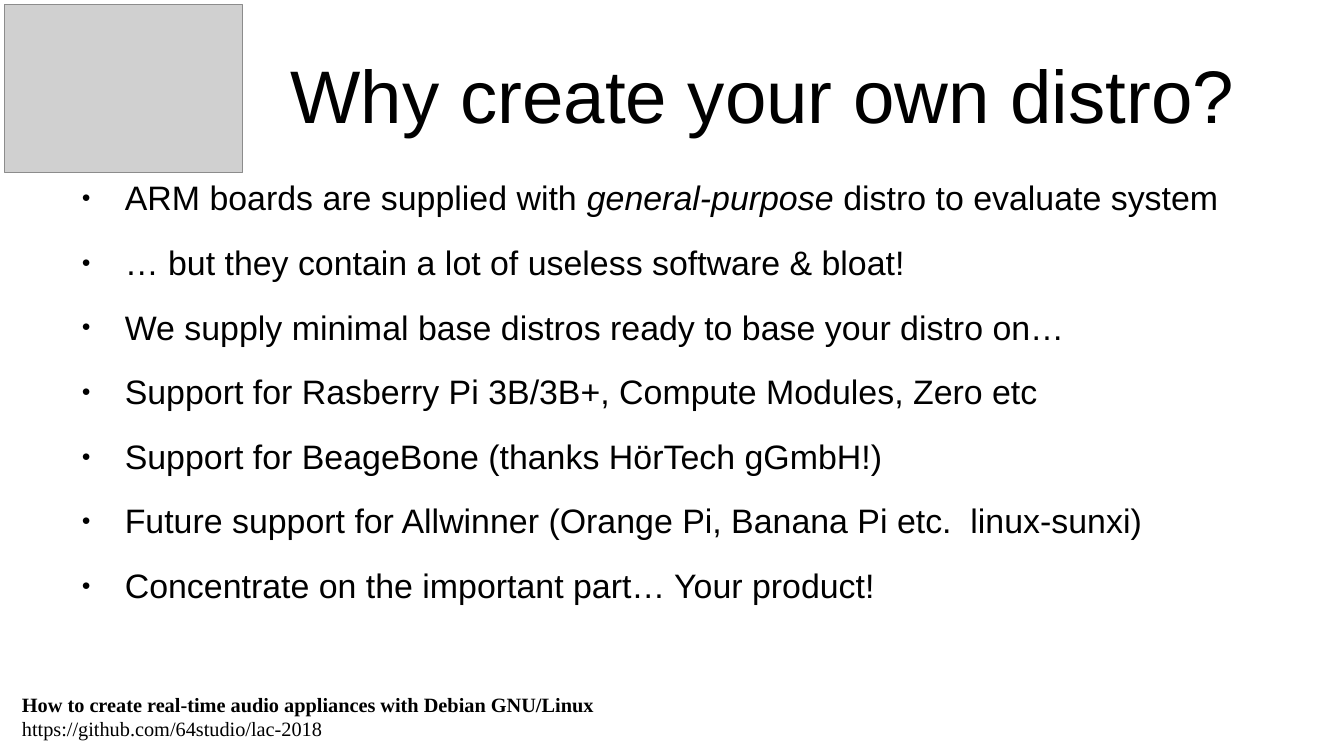
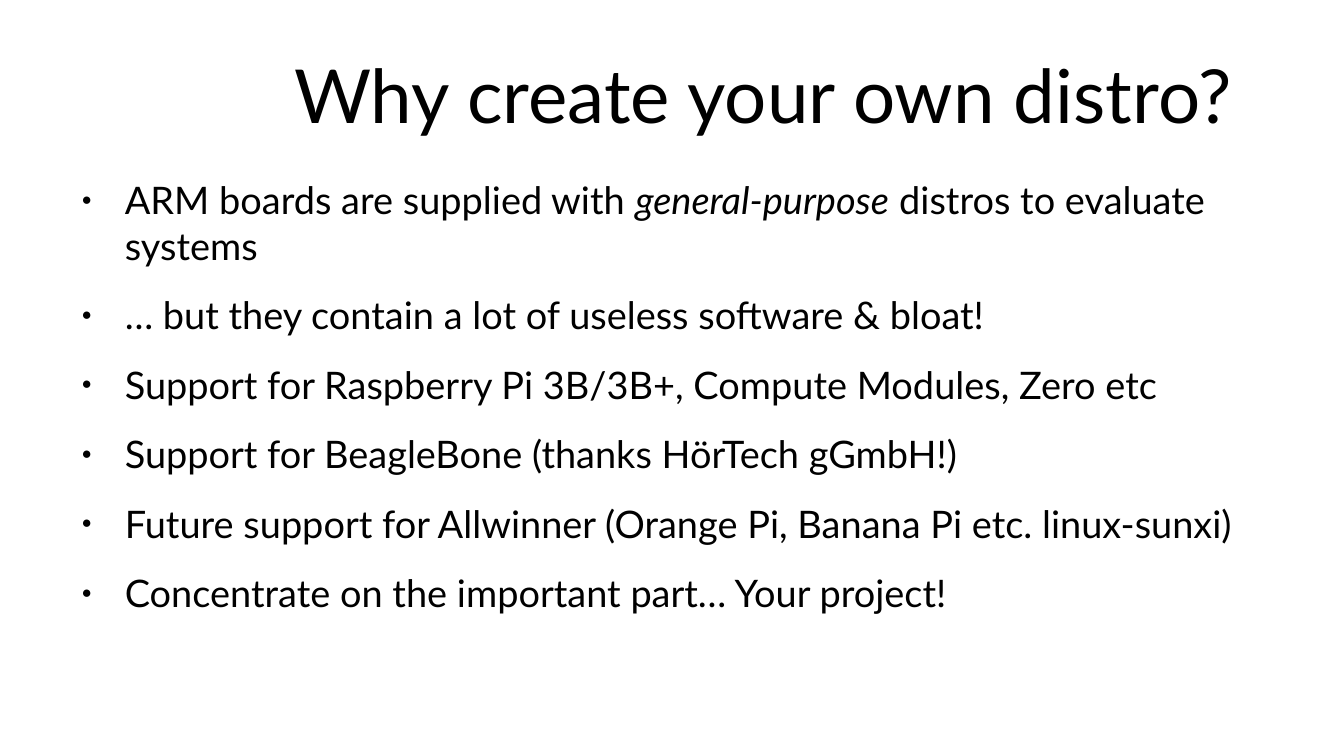
Before and after one commit to 64studio/lac-2018, a slide deck: slide 4 of lac_workshop_template-creating_appliances_slides.odp. Drawn at 1344x756 pixels with LibreOffice and Linux fonts; fonts in the diff are those of the drawing; grey boxes stand for pictures; background and template pictures are left out. Boxes give left, top, right and bottom in pixels: in the first picture for what was removed or moved away, otherwise in the second. Text is boxed around its words. In the diff, an @@ line names an element or a change of style, - is before the commit and + after.

```diff
--- a/lac_workshop_template-creating_appliances_slides.odp
+++ b/lac_workshop_template-creating_appliances_slides.odp
@@ picture removed at (5, 5, 243, 173) @@
@@ title "Why create your own distro?" at (294, 68, 1231, 136): font Arial to Lato @@
@@ text at (125, 186, 1205, 267): text changed; size 20 to 22.4 pt; font Arial to Lato @@
-● ARM boards are supplied with general-purpose distro to evaluate system
+● ARM boards are supplied with general-purpose distros to evaluate systems
@@ text at (125, 301, 1232, 545): size 20 to 22.4 pt, font Arial to Lato in "… but they contain a lot of ...", "Future support for Allwinner (Orange Pi, Banana ..." @@
@@ text at (125, 371, 1157, 475): text changed; size 20 to 22.4 pt; font Arial to Lato @@
-● We supply minimal base distros ready to base your distro on…
-● Support for Rasberry Pi 3B/3B+, Compute Modules, Zero etc
-● Support for BeageBone (thanks HörTech gGmbH!)
+● Support for Raspberry Pi 3B/3B+, Compute Modules, Zero etc
+● Support for BeagleBone (thanks HörTech gGmbH!)
@@ text at (125, 579, 947, 614): text changed; size 20 to 22.4 pt; font Arial to Lato @@
-● Concentrate on the important part… Your product!
+● Concentrate on the important part… Your project!
@@ text removed at (22, 698, 594, 741) @@
-How to create real-time audio appliances with Debian GNU/Linux
-https://github.com/64studio/lac-2018
```
Also in this commit, not shown: 11 other slides changed, 1 slide added, 2 slides removed, 1 other file.
